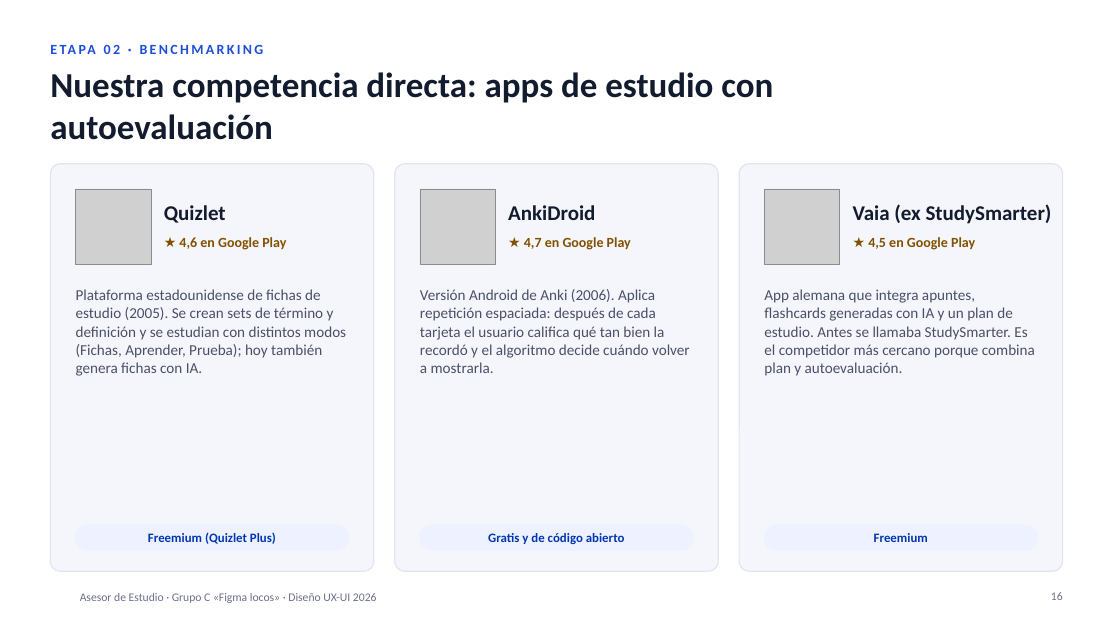
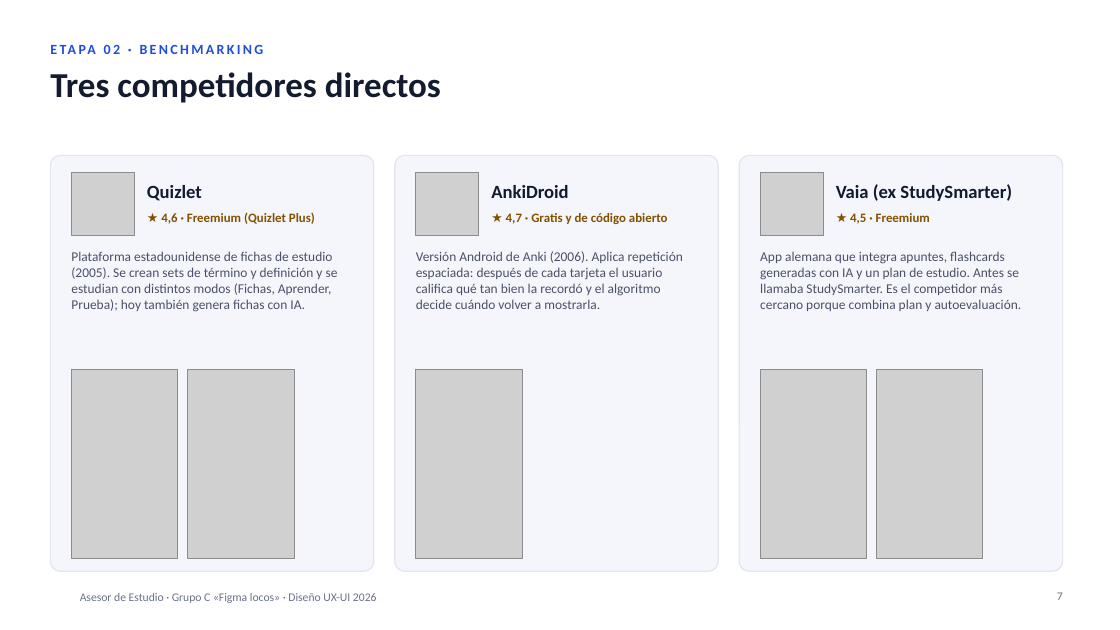
Before and after one commit to vichen12/ux-final, a slide deck: slide 7 of presentacion/GrupoC_AsesorDeEstudio_2026.pptx (slide 16 before the commit). Drawn at 1120x630 pixels with LibreOffice and Linux fonts; fonts in the diff are those of the drawing; grey boxes stand for pictures; background and template pictures are left out. Boxes give left, top, right and bottom in pixels: in the first picture for what was removed or moved away, otherwise in the second. Text is boxed around its words. In the diff, an @@ line names an element or a change of style, - is before the commit and + after.

```diff
--- a/presentacion/GrupoC_AsesorDeEstudio_2026.pptx
+++ b/presentacion/GrupoC_AsesorDeEstudio_2026.pptx
@@ title at bbox=[50, 72, 441, 103]: text changed @@
-Nuestra competencia directa: apps de estudio con autoevaluación
+Tres competidores directos
@@ rounded rectangle: place and size @@
-rounded rectangle at bbox=[50, 164, 374, 571]
+rounded rectangle at bbox=[50, 155, 374, 571]
@@ picture: place and size @@
-picture at bbox=[76, 189, 151, 265]
+picture at bbox=[71, 172, 134, 235]
@@ text "Quizlet": place and size @@
-text "Quizlet" at bbox=[164, 205, 226, 223]
+text "Quizlet" at bbox=[147, 185, 202, 201]
@@ rounded rectangle: place and size @@
-rounded rectangle at bbox=[395, 164, 718, 571]
+rounded rectangle at bbox=[395, 155, 718, 571]
@@ picture: place and size @@
-picture at bbox=[420, 189, 496, 265]
+picture at bbox=[416, 172, 479, 235]
@@ text "AnkiDroid": place and size @@
-text "AnkiDroid" at bbox=[508, 205, 595, 220]
+text "AnkiDroid" at bbox=[491, 185, 568, 198]
@@ rounded rectangle: place and size @@
-rounded rectangle at bbox=[739, 164, 1063, 571]
+rounded rectangle at bbox=[739, 155, 1063, 571]
@@ picture: place and size @@
-picture at bbox=[765, 189, 840, 265]
+picture at bbox=[760, 172, 823, 235]
@@ size 18 to 16 pt in 3 elements at bbox=[147, 185, 202, 201], bbox=[491, 185, 568, 198], bbox=[836, 184, 1012, 201] @@
@@ text "Vaia (ex StudySmarter)": place and size @@
-text "Vaia (ex StudySmarter)" at bbox=[853, 204, 1052, 224]
+text "Vaia (ex StudySmarter)" at bbox=[836, 184, 1012, 201]
@@ text "★ 4,6 · Freemium (Quizlet ..." at bbox=[161, 212, 315, 224]: vertical alignment middle to top @@
@@ text at bbox=[161, 212, 315, 224]: text changed; text colour #0037B0 to #825100 @@
-Freemium (Quizlet Plus)
+★ 4,6 · Freemium (Quizlet Plus)
@@ text removed at bbox=[179, 237, 286, 250] @@
-★ 4,6 en Google Play
@@ text "★ 4,7 · Gratis y ..." at bbox=[506, 213, 668, 224]: vertical alignment middle to top @@
@@ text at bbox=[506, 213, 668, 224]: text changed; text colour #0037B0 to #825100 @@
-Gratis y de código abierto
+★ 4,7 · Gratis y de código abierto
@@ text removed at bbox=[524, 237, 631, 250] @@
-★ 4,7 en Google Play
@@ text at bbox=[850, 213, 930, 224]: text changed; size 12 to 11 pt @@
-★ 4,5 en Google Play
+★ 4,5 · Freemium
@@ text "Plataforma estadounidense de fichas de ...": place and size @@
-text "Plataforma estadounidense de fichas de ..." at bbox=[76, 289, 346, 376]
+text "Plataforma estadounidense de fichas de ..." at bbox=[71, 251, 338, 312]
@@ text "Versión Android de Anki (2006). ...": place and size @@
-text "Versión Android de Anki (2006). ..." at bbox=[420, 289, 690, 373]
+text "Versión Android de Anki (2006). ..." at bbox=[416, 251, 683, 309]
@@ size 13 to 11.5 pt in 3 elements at bbox=[71, 251, 338, 312], bbox=[416, 251, 683, 309], bbox=[760, 251, 1022, 311] @@
@@ text "App alemana que integra apuntes, ...": place and size @@
-text "App alemana que integra apuntes, ..." at bbox=[764, 289, 1035, 376]
+text "App alemana que integra apuntes, ..." at bbox=[760, 251, 1022, 311]
@@ picture added at bbox=[71, 370, 178, 559] @@
@@ picture added at bbox=[188, 370, 294, 559] @@
@@ picture added at bbox=[416, 370, 523, 559] @@
@@ picture added at bbox=[760, 370, 867, 559] @@
@@ picture added at bbox=[877, 370, 984, 559] @@
@@ rounded rectangle removed at bbox=[76, 525, 349, 550] @@
@@ rounded rectangle removed at bbox=[420, 525, 693, 550] @@
@@ rounded rectangle removed at bbox=[765, 525, 1038, 550] @@
@@ text removed at bbox=[874, 533, 928, 542] @@
-Freemium
@@ page number at bbox=[1057, 592, 1063, 600]: text changed @@
-16
+7
```
Also in this commit, not shown: 13 other slides changed, 11 slides added, 59 slides removed, 2 other files.
